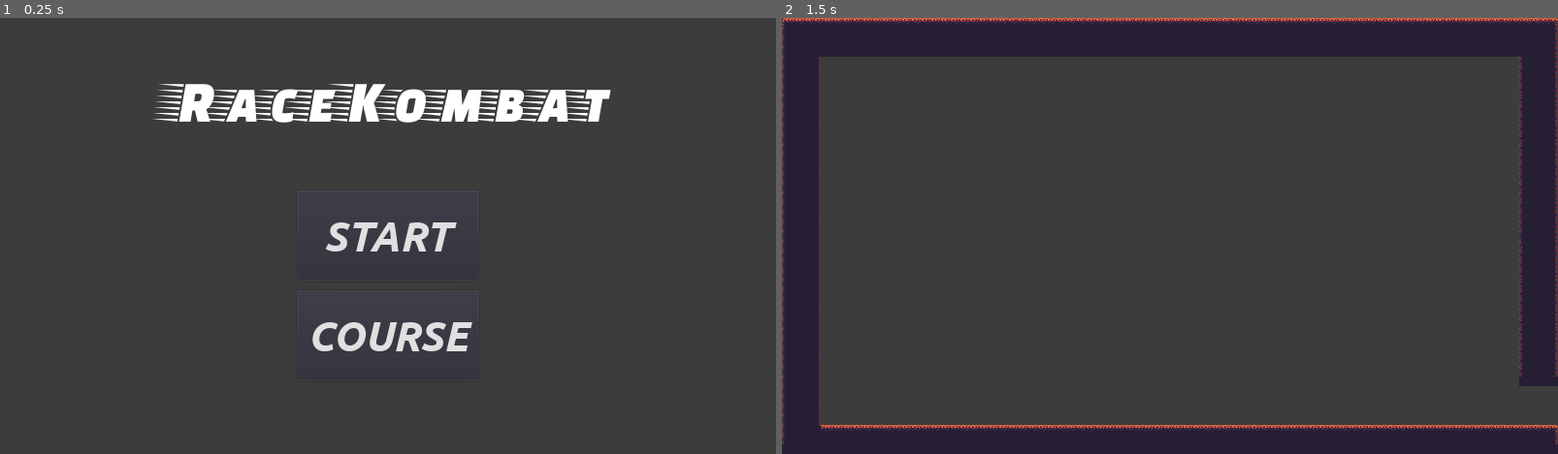
Above: before the commit, frames 1-2 (left to right).
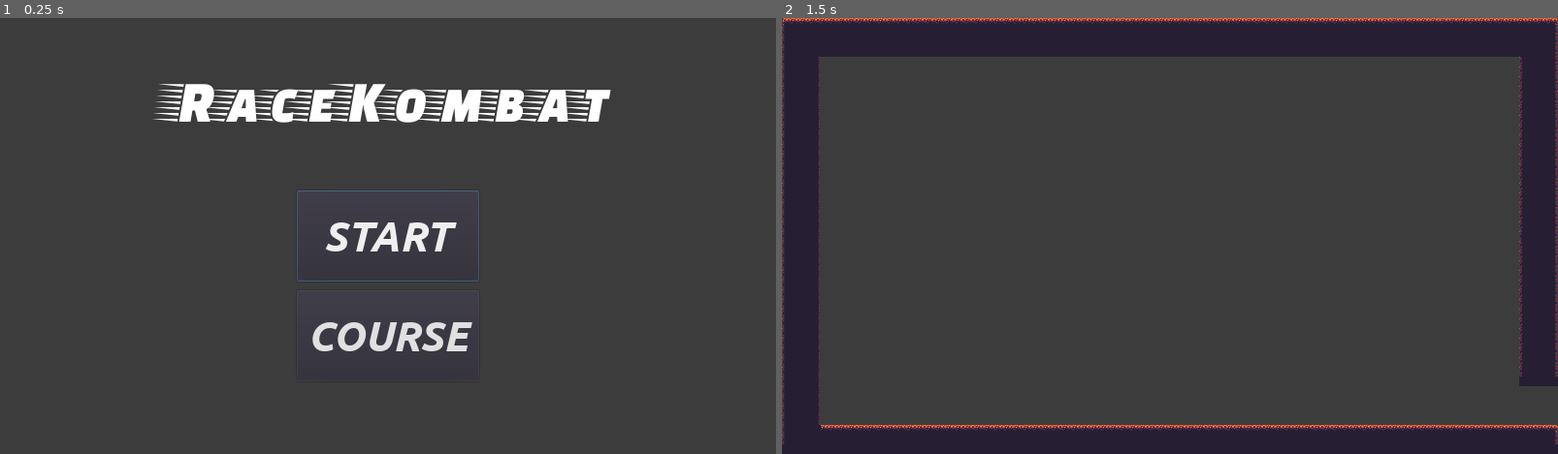
Above: after the commit, the same moments.

Repository: codemonsters/racekombat
Game: Godot game, scene res://Game.tscn
Same seed, same stepped clock (60 frames per second), same inputs: the game is played once before the commit and once after it.
Inputs:
- Up to frame 1 (0.25 s): no input
- Up to frame 2 (1.5 s): click "START" at 0.5 s; tap Enter (ui_accept) at 1.25 s; hold Right (ui_right) from 1.28 s (still down); tap Keypad Enter at 1.35 s

The runs differ from the first frame. In frame 1, 0.2% of the frame differs, in the area x 38-62%, y 39-61%; in frame 2, nothing differs.
Error before the commit: Invalid call. Nonexistent function 'handle_input' in base 'Node (ControllersManager.gd)'. (res://Game.gd:33)
Error after the commit: Invalid call. Nonexistent function 'controller_input' in base 'Node2D'. (res://scripts/ControllersManager.gd:40)

Commit message:
¡La pantalla de inicio ya reacciona a los inputs :tada:! Cada botón se muestra como "focused" al pulsar el keyboard, y SOLO si es el main_controller (el primero en pulsar)

Diff:
--- a/server/Game.gd
+++ b/server/Game.gd
@@ -6,7 +6,7 @@
 
 # Called when the node enters the scene tree for the first time.
 func _ready():
-	controller_manager = ControllersManager.new()
+	controller_manager = ControllersManager.new(self)
 	controller_manager.add_controller(KeyboardController.new(controller_manager,
 		KEY_W, KEY_S, KEY_A, KEY_D, [KEY_SPACE, KEY_SHIFT])
 	)
@@ -29,5 +29,4 @@
 
 
 func _input(event):
-	# TODO: ¡Esto ya no existe!
-	controller_manager.handle_input(event)
+	controller_manager.input(event)
--- a/server/Game.tscn
+++ b/server/Game.tscn
@@ -3,7 +3,7 @@
 [ext_resource path="res://Menu.tscn" type="PackedScene" id=1]
 [ext_resource path="res://Game.gd" type="Script" id=2]
 
-[node name="Node2D" type="Node2D"]
+[node name="Main" type="Node2D"]
 script = ExtResource( 2 )
 
 [node name="ColorRect" type="ColorRect" parent="."]
--- a/server/Menu.gd
+++ b/server/Menu.gd
@@ -1,16 +1,29 @@
 extends CanvasLayer
-
 
 signal change_to_saladeespera
 
-
-func _input(event):
-	pass
-#	if event is InputEventKey and (event.scancode == KEY_ENTER or
-#		event.scancode == KEY_KP_ENTER):
-#		emit_signal("change_to_saladeespera")
-#		get_tree().set_input_as_handled()
+var active_button = 0
 
 
+# TODO: ¿Por qué detecta "action" venga del controller que venga, y a continuación cambia de escena?
+# ¿Podría tener que ver con el focus?
 func _on_StartButton_pressed():
 	emit_signal("change_to_saladeespera")
+
+
+func _process(_delta):
+	if active_button > len($Control.get_children()) - 1:
+		active_button = 0
+	elif active_button < 0:
+		active_button = len($Control.get_children()) - 1
+
+	$Control.get_children()[active_button].grab_focus()
+
+
+func controller_input(controller, action, is_main):
+	if is_main:
+		match action:
+			"up":
+				active_button -= 1
+			"down":
+				active_button += 1
--- a/server/scripts/Controller.gd
+++ b/server/scripts/Controller.gd
@@ -11,8 +11,8 @@
 #	_keys_action = keys_action
 
 
-#func input(event: InputEvent):
-#	# print("Recibí el evento" + event.as_text())
+# func input(event: InputEvent):
+# 	print("Recibí el evento" + event.as_text())
 #
 #	if event is InputEventKey:
 #		if event.scancode in [_key_up, _key_down, _key_left, _key_right] or \
--- a/server/scripts/ControllersManager.gd
+++ b/server/scripts/ControllersManager.gd
@@ -3,10 +3,18 @@
 
 var _controllers: Array # of Controllers
 var _main_controller: Controller	# Controlador principal (el que maneja la UI)
+var _main_node: Node2D
 
 
-func _init():
+func _init(main_node: Node2D):
+	_main_node = main_node
 	_controllers = []
+
+
+func input(event: InputEvent):
+	for controller in _controllers:
+		if controller.get_class() == ("KeyboardController"):
+			controller.input(event)
 
 
 func add_controller(controller: Controller):
@@ -21,9 +29,12 @@
 #			break
 #			# Set input as handled no funciona. Mirarlo
 
+
 func controller_input(controller: Controller, action: String):
-	# TODO: id no existe, _main_controller no está asignado, controller_input ni existe
-	if controller.id == _main_controller.id:
-		$currentScene.controller_input(controller, action, true)
+	if _main_controller == null:
+		_main_controller = controller
+
+	if controller.get_instance_id() != _main_controller.get_instance_id():
+		_main_node.get_node("CurrentScene").get_child(0).controller_input(controller, action, false)
 	else:
-		$currentScene.controller_input(controller, action, false)
+		_main_node.get_node("CurrentScene").get_child(0).controller_input(controller, action, true)
--- a/server/scripts/KeyboardController.gd
+++ b/server/scripts/KeyboardController.gd
@@ -16,6 +16,7 @@
 	_key_right = key_right
 	_keys_action = keys_action
 
+
 func _to_string():
 	var action_keys_names = ""
 	for key in _keys_action:
@@ -32,8 +33,21 @@
 	)
 
 
-func _input(event: InputEvent):
-	if event is InputEventKey:
+func input(event: InputEvent):
+	if event is InputEventKey and event.pressed:
 		if event.scancode == _key_up:
 			_controllersManager.controller_input(self, "up")
-	# TODO: Implementar el resto de acciones
+		elif event.scancode == _key_down:
+			_controllersManager.controller_input(self, "down")
+		elif event.scancode == _key_left:
+			_controllersManager.controller_input(self, "left")
+		elif event.scancode == _key_right:
+			_controllersManager.controller_input(self, "right")
+		else:
+			return false
+		return true
+
+
+
+func get_class() :
+	return "KeyboardController"
